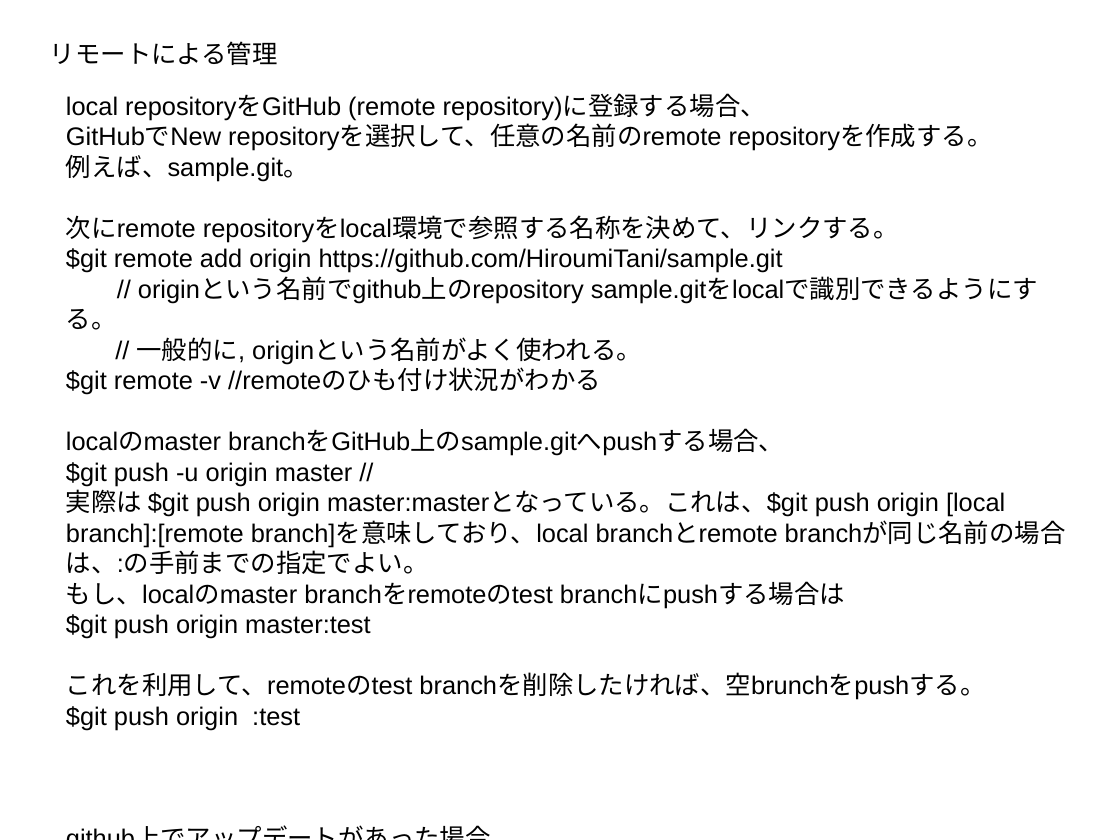
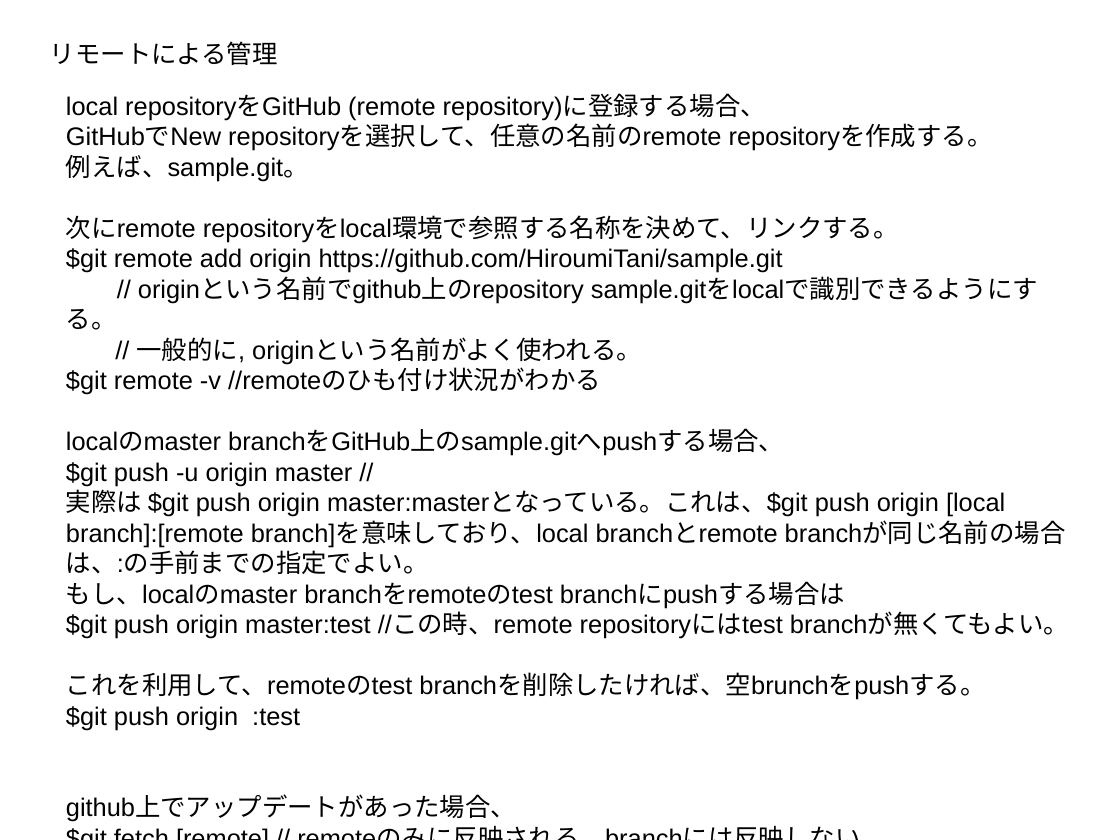
Before and after one commit to HiroumiTani/sample, a slide deck: slide 5 of how-to-git.odp. Drawn at 1120x840 pixels with LibreOffice and Linux fonts; fonts in the diff are those of the drawing. Boxes give left, top, right and bottom in pixels: in the first picture for what was removed or moved away, otherwise in the second. Text is boxed around its words. In the diff, an @@ line names an element or a change of style, - is before the commit and + after.

Commit message:
updated odp for remote

```diff
--- a/how-to-git.odp
+++ b/how-to-git.odp
@@ text at [66, 613, 1069, 639]: text changed @@
-$git push origin master:test
+$git push origin master:test //この時、remote repositoryにはtest branchが無くてもよい。
```
Also in this commit, not shown: 2 slides added.
